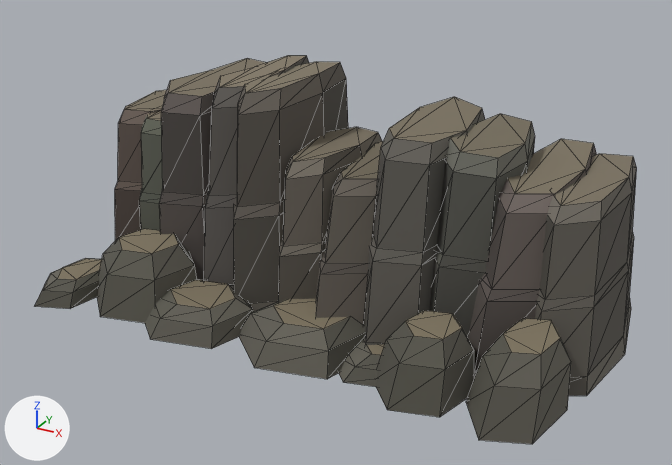
Two versions of the glTF model public/models/chukar-kit/split-shoulder-high.glb, one commit apart.
Rendered twice from a 50 mm camera at (15.9, -29.8, 17.2) aimed at (0.4, -1.7, 3.1). The lights are fixed; the arrows at lower left show +X, +Y and +Z. The older version comes first. Mesh edges are drawn as thin lines. Vertices at exactly the same position are counted once.

Names of what the first picture shows: 'split-shoulder-high'.
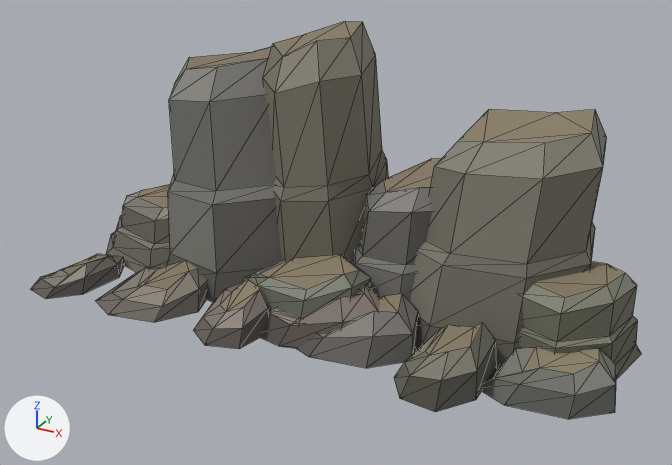
Edits to the bpy script that builds the scene:
```text
Change me_split_shoulder_high:
    used by ob_split_shoulder_high; location = (0.0, 0.0, 0.0)
    remove me_split_shoulder_high.from_pydata(...)  # 588 vertices, 1076 faces; spans x -11.0..11.1, y -7.4..4.1, z 0.0..8.8
    add me_split_shoulder_high.from_pydata(...)  # 441 vertices, 826 faces; spans x -11.9..11.7, y -6.7..5.3, z 0.0..10.2
    me_split_shoulder_high part 1: the loose piece of 42 vertices spanning x -3.6..-0.3, y -4.8..3.2, z 0.0..8.8 is rebuilt with 42 vertices and now spans x -3.8..1.5, y -2.2..5.3, z 0.0..10.2
    me_split_shoulder_high part 2: the loose piece of 42 vertices spanning x 4.0..7.4, y -3.9..2.6, z 0.0..7.7 is rebuilt with 42 vertices and now spans x 2.7..9.8, y -3.2..4.2, z 0.0..8.0
    me_split_shoulder_high part 3: the loose piece of 42 vertices spanning x -7.3..-4.1, y -4.3..4.0, z 0.0..8.2 is rebuilt with 42 vertices and now spans x -8.3..-1.0, y -3.8..4.8, z 0.0..9.0
    me_split_shoulder_high part 4: the loose piece of 42 vertices spanning x 0.3..3.5, y -5.6..3.3, z 0.0..6.2 is rebuilt with 42 vertices and now spans x -0.3..5.6, y -2.7..5.0, z 0.0..5.5
    me_split_shoulder_high part 5: the loose piece of 18 vertices spanning x -8.6..-4.2, y -6.7..-2.6, z 0.0..2.5 is rebuilt with 21 vertices and now spans x -8.3..-4.0, y -6.5..-2.2, z 0.0..1.3
    me_split_shoulder_high part 6: the loose piece of 18 vertices spanning x -1.7..3.4, y -7.0..-2.4, z 0.0..1.4 is rebuilt with 21 vertices and now spans x -1.3..3.4, y -5.3..-2.1, z 0.0..1.8
    me_split_shoulder_high part 7: the loose piece of 18 vertices spanning x 4.1..7.3, y -7.0..-3.5, z 0.0..2.4 is rebuilt with 21 vertices and now spans x 4.6..7.5, y -6.4..-1.9, z 0.0..2.2
    me_split_shoulder_high part 8: the loose piece of 18 vertices spanning x -10.8..-8.1, y -7.4..-3.3, z 0.0..0.9 is rebuilt with 21 vertices and now spans x -11.5..-8.6, y -6.7..-2.6, z 0.0..1.1
    me_split_shoulder_high part 9: a new loose piece of 42 vertices spanning x -11.9..-4.6, y -3.3..3.1, z 0.0..3.2, in mat_basalt___vertex_paint
    me_split_shoulder_high part 10: a new loose piece of 42 vertices spanning x 6.1..11.6, y -3.0..2.1, z 0.0..3.4, in mat_basalt___vertex_paint
    me_split_shoulder_high part 11: a new loose piece of 42 vertices spanning x -3.5..2.5, y -5.2..-0.9, z 0.0..2.5, in mat_basalt___vertex_paint
    me_split_shoulder_high part 12: a new loose piece of 21 vertices spanning x -4.1..-0.7, y -6.6..-2.1, z 0.0..1.7, in mat_basalt___vertex_paint
    me_split_shoulder_high part 13: a new loose piece of 21 vertices spanning x 0.1..4.7, y -5.5..-1.9, z 0.0..1.7, in mat_basalt___vertex_paint
    me_split_shoulder_high part 14: a new loose piece of 21 vertices spanning x 7.3..11.7, y -5.0..-1.7, z 0.0..1.5, in mat_basalt___vertex_paint
    me_split_shoulder_high part 15: 348 vertices removed from x -11.0..11.1, y -7.2..4.1, z 0.0..8.7
```

Changed parts and their boxes [x1, y1, x2, y2] in the pictures (672 x 465 px):
'split-shoulder-high', reshaped
    before: [35, 55, 637, 444]
    after: [31, 21, 641, 419]
part 1 of me_split_shoulder_high, rebuilt
    before: [233, 62, 348, 312]
    after: [263, 21, 389, 263]
part 2 of me_split_shoulder_high, rebuilt
    before: [429, 114, 535, 337]
    after: [410, 109, 607, 366]
part 3 of me_split_shoulder_high, rebuilt
    before: [159, 58, 266, 281]
    after: [167, 47, 282, 302]
part 4 of me_split_shoulder_high, rebuilt (31% wider, 22% shorter)
    before: [316, 142, 383, 325]
    after: [353, 158, 441, 301]
part 5 of me_split_shoulder_high, rebuilt (12% wider, 35% shorter)
    before: [97, 229, 197, 323]
    after: [95, 261, 207, 322]
part 6 of me_split_shoulder_high, rebuilt
    before: [239, 299, 365, 379]
    after: [260, 284, 380, 348]
part 7 of me_split_shoulder_high, rebuilt (15% shorter)
    before: [376, 311, 474, 417]
    after: [394, 322, 497, 412]
part 8 of me_split_shoulder_high, rebuilt
    before: [35, 258, 102, 309]
    after: [31, 254, 125, 299]
part 9 of me_split_shoulder_high, added
    after: [106, 184, 170, 272]
part 10 of me_split_shoulder_high, added
    after: [519, 262, 641, 379]
part 11 of me_split_shoulder_high, added
    after: [243, 255, 371, 318]
part 12 of me_split_shoulder_high, added
    after: [193, 272, 269, 349]
part 13 of me_split_shoulder_high, added
    after: [296, 294, 418, 368]
part 14 of me_split_shoulder_high, added
    after: [482, 347, 616, 419]
part 15 of me_split_shoulder_high, deleted
    before: [115, 55, 637, 444]
